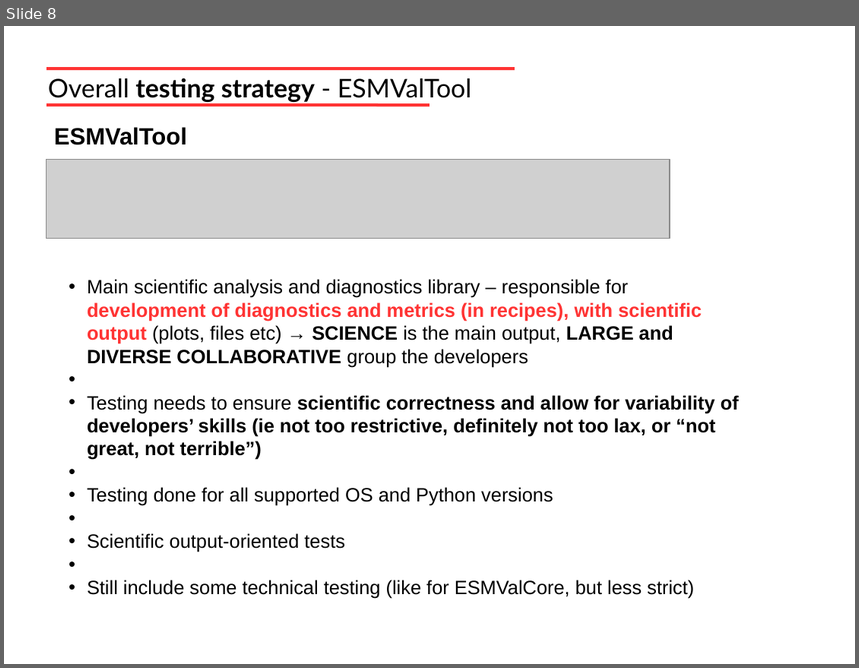
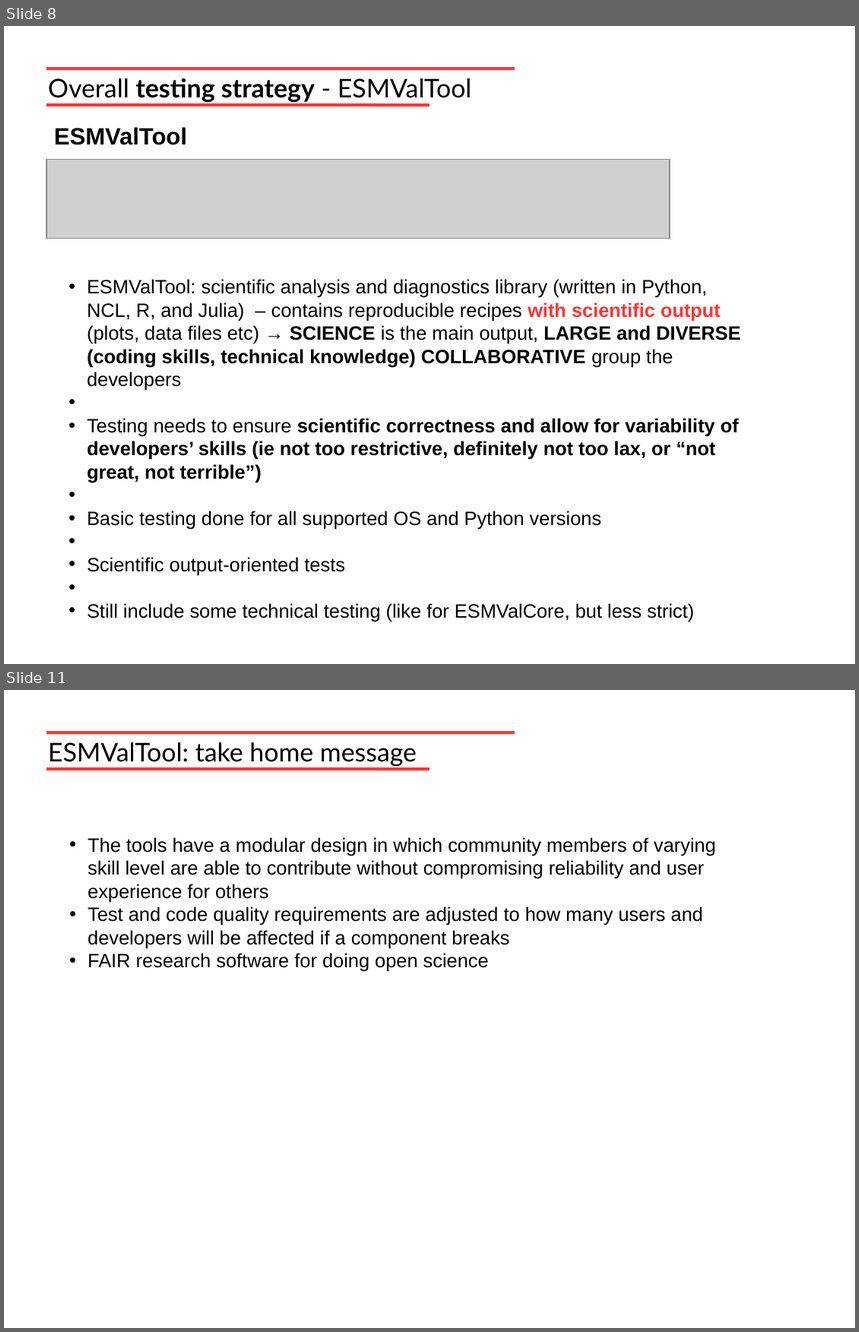
Before and after one commit to valeriupredoi/NCAR_Correctness_Workshop_9-10Nov2023_Talk, a slide deck: Predoi_Andela_Reliable-and-reproducible-Earth-System-Model-data-analysis-with-ESMValTool.pptx. Shown one above the other, each under a label of ours: slide 8 before the commit, slides 8 and 11 after it; the slides between them are not shown. The pictures are 859x668 and 859x1332 pixels, drawn with LibreOffice and Linux fonts; fonts in the diff are those of the drawing; grey boxes stand for pictures. Boxes give left, top, right and bottom in pixels: in the first picture for what was removed or moved away, otherwise in the second. Text is boxed around its words. In the diff, an @@ line names an element or a change of style, - is before the commit and + after.

```diff
--- a/Predoi_Andela_Reliable-and-reproducible-Earth-System-Model-data-analysis-with-ESMValTool.pptx
+++ b/Predoi_Andela_Reliable-and-reproducible-Earth-System-Model-data-analysis-with-ESMValTool.pptx
@@ slide 11 added at (x1=4, y1=690, x2=855, y2=1328), background #FFFFFF @@
@@ line added from (47, 733) to (515, 733), #FF3333 2.83 pt @@
@@ text added at (x1=48, y1=742, x2=417, y2=767), 24 pt, text #000000 @@
+ESMValTool: take home message
@@ line added from (47, 769) to (430, 769), #FF3333 2.83 pt @@
@@ text added at (x1=88, y1=837, x2=716, y2=972), 18 pt, text #000000 @@
+• The tools have a modular design in which community members of varying skill level are able to contribute without compromising reliability and user experience for others
+• Test and code quality requirements are adjusted to how many users and developers will be affected if a component breaks
+• FAIR research software for doing open science
@@ slide 8 changed as well @@
@@ text at (x1=87, y1=279, x2=740, y2=391): text changed @@
-• Main scientific analysis and diagnostics library – responsible for development of diagnostics and metrics (in recipes), with scientific output (plots, files etc) → SCIENCE is the main output, LARGE and DIVERSE COLLABORATIVE group the developers
+• ESMValTool: scientific analysis and diagnostics library (written in Python, NCL, R, and Julia) – contains reproducible recipes with scientific output (plots, data files etc) → SCIENCE is the main output, LARGE and DIVERSE (coding skills, technical knowledge) COLLABORATIVE group the developers
@@ text at (x1=87, y1=511, x2=602, y2=529): text changed @@
-• Testing done for all supported OS and Python versions
+• Basic testing done for all supported OS and Python versions
```
Also in this commit, not shown: 7 other slides changed, 1 other file.
